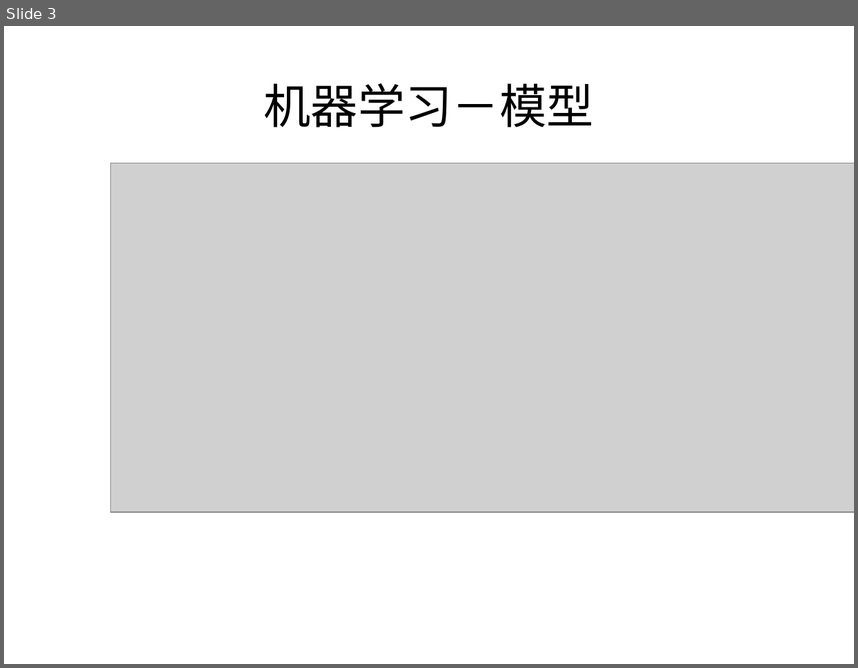
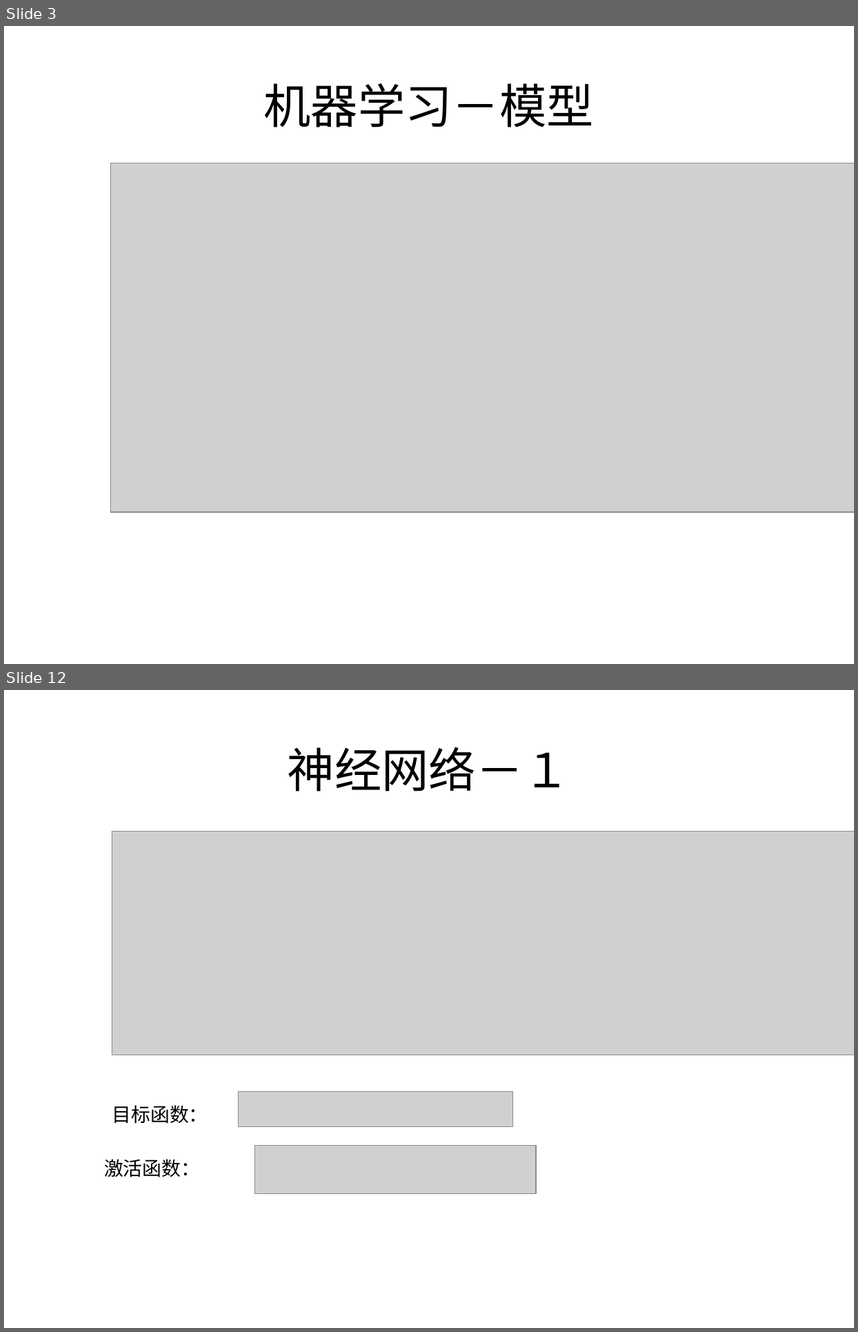
Before and after one commit to qqqil/tensorflow_test, a slide deck: docs/nn.pptx. Shown one above the other, each under a label of ours: slide 3 before the commit, slides 3 and 12 after it; the slides between them are not shown. The pictures are 858x668 and 858x1332 pixels, drawn with LibreOffice and Linux fonts; fonts in the diff are those of the drawing; grey boxes stand for pictures. Boxes give left, top, right and bottom in pixels: in the first picture for what was removed or moved away, otherwise in the second. Text is boxed around its words. In the diff, an @@ line names an element or a change of style, - is before the commit and + after.

```diff
--- a/docs/nn.pptx
+++ b/docs/nn.pptx
@@ slide 12 added at <box>4,690,854,1328</box>, background #FFFFFF @@
@@ text added at <box>288,747,570,791</box>, 44 pt, text #000000 @@
+神经网络－１
@@ picture added at <box>112,831,854,1055</box> @@
@@ picture added at <box>239,1091,513,1127</box> @@
@@ text added at <box>112,1105,208,1123</box>, 18 pt, text #000000 @@
+目标函数：
@@ text added at <box>104,1159,201,1177</box>, 18 pt, text #000000 @@
+激活函数：
@@ picture added at <box>254,1145,536,1193</box> @@
```
Also in this commit, not shown: 3 slides changed, 16 other slides added, 5 slides removed, 6 other files.
